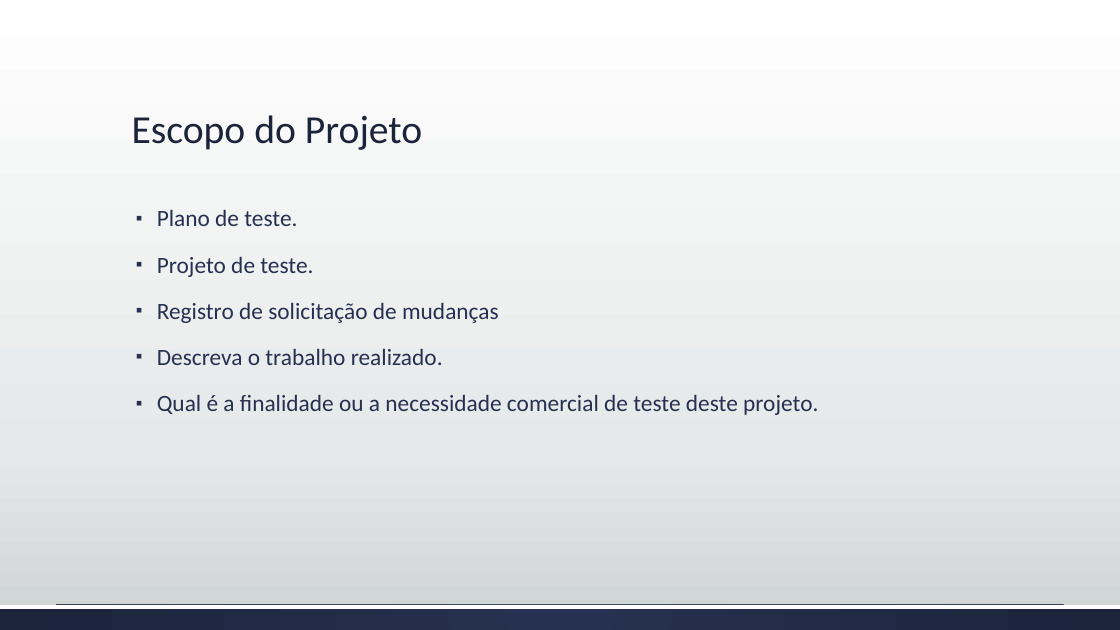
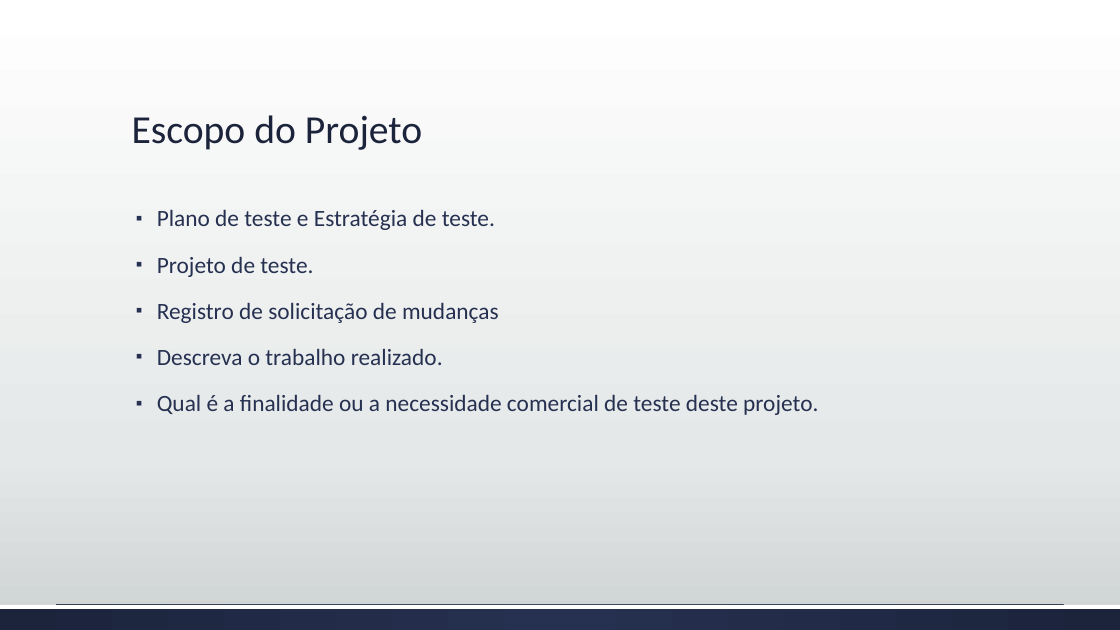
Before and after one commit to josimarpe/SIB, a slide deck: slide 4 of Requisitos/Plano de Projeto 1.pptx. Drawn at 1120x630 pixels with LibreOffice and Linux fonts; fonts in the diff are those of the drawing. Boxes give left, top, right and bottom in pixels: in the first picture for what was removed or moved away, otherwise in the second. Text is boxed around its words. In the diff, an @@ line names an element or a change of style, - is before the commit and + after.

```diff
--- a/Requisitos/Plano de Projeto 1.pptx
+++ b/Requisitos/Plano de Projeto 1.pptx
@@ text at (x1=157, y1=209, x2=495, y2=230): text changed @@
-▪ Plano de teste.
+▪ Plano de teste e Estratégia de teste.
```
Also in this commit, not shown: 1 other slide changed, 1 slide added.
